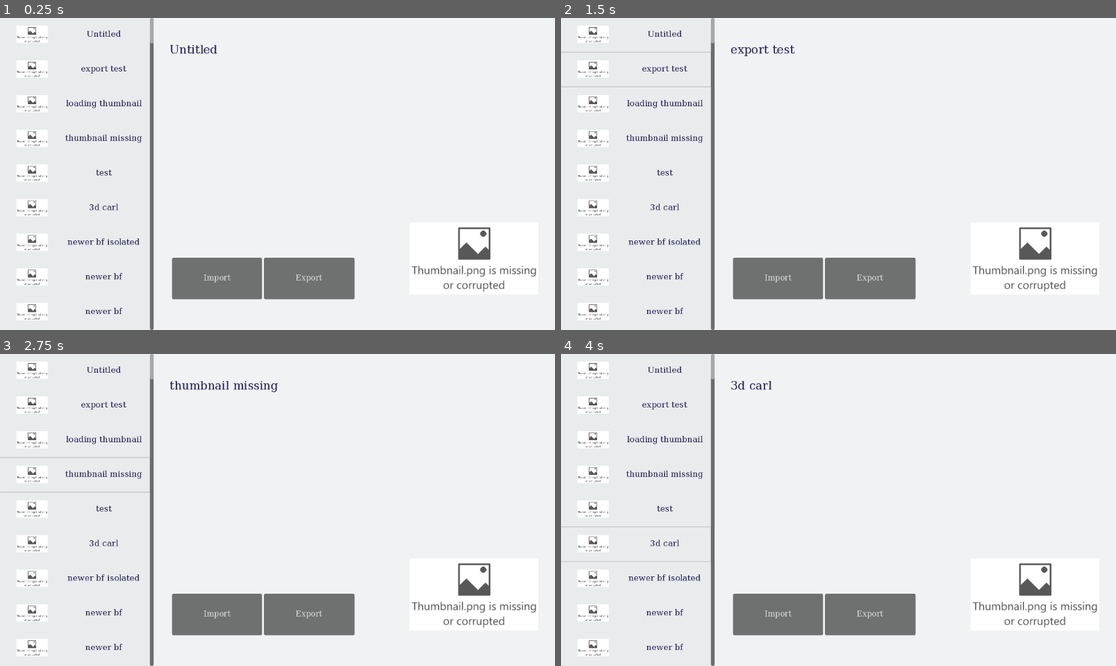
Above: before the commit, frames 1-4 (two rows, left to right).
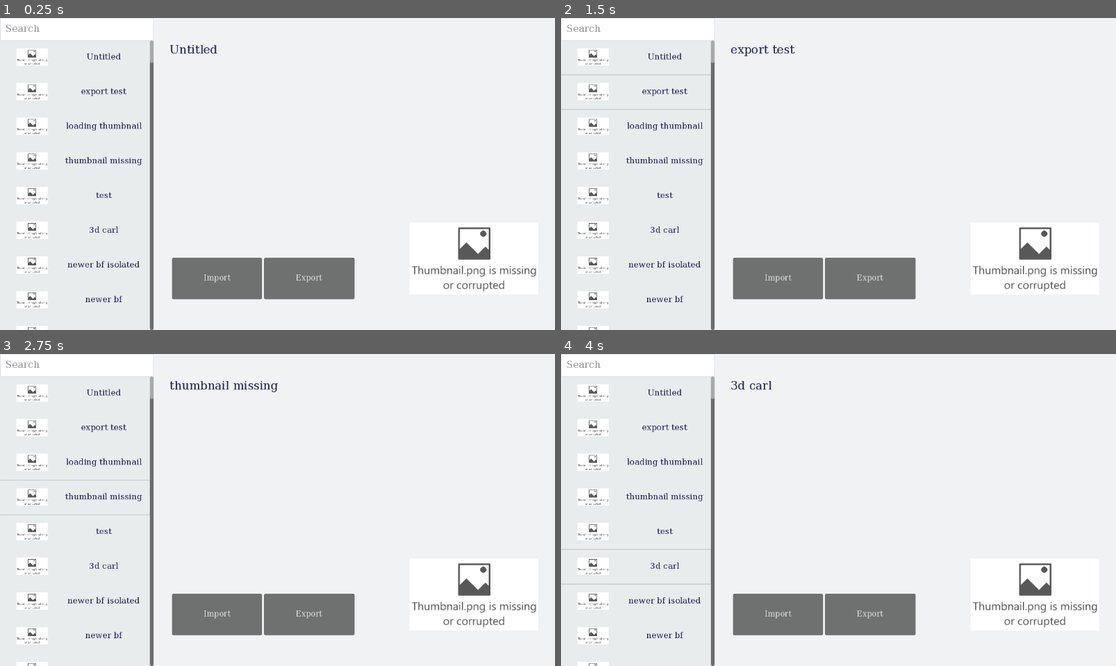
Above: after the commit, the same moments.

Repository: silkycell/Paint-3D-Project-Manager
Game: Godot game, scene res://menu/projects/projects_menu.tscn
Two runs of this game, one before a commit and one after it. Both use one fixed random seed, a clock stepped at 60 frames per second and the inputs below.
Inputs:
- Up to frame 1 (0.25 s): no input
- Up to frame 2 (1.5 s): click "Untitled" at 0.5 s; click "export test" at 1.25 s
- Up to frame 3 (2.75 s): click "thumbnail missing" at 2 s
- Up to frame 4 (4 s): click "test" at 2.75 s; click "3d carl" at 3.5 s

The runs differ from the first frame. In frame 1, 2.4% of the frame differs, in the area x 1-28%, y 0-100%; in frame 2, 2.6%; in frame 3, 2.7%, in the area x 0-28%, y 0-100%; in frame 4, 2.7%.

Commit message:
add search bar

Diff:
--- a/menu/menu_theme.tres
+++ b/menu/menu_theme.tres
@@ -1,9 +1,33 @@
-[gd_resource type="Theme" load_steps=4 format=3 uid="uid://eno3kw6ga4uf"]
+[gd_resource type="Theme" load_steps=7 format=3 uid="uid://eno3kw6ga4uf"]
 
 [sub_resource type="SystemFont" id="SystemFont_fvwaa"]
 font_names = PackedStringArray("Segoe UI", "Sans-Serif")
 hinting = 2
 subpixel_positioning = 0
+
+[sub_resource type="SystemFont" id="SystemFont_jvjep"]
+font_names = PackedStringArray("Segoe UI", "Sans-Serif")
+hinting = 2
+subpixel_positioning = 0
+
+[sub_resource type="StyleBoxFlat" id="StyleBoxFlat_1s66k"]
+bg_color = Color(1, 1, 1, 1)
+border_width_left = 1
+border_width_top = 1
+border_width_right = 1
+border_width_bottom = 1
+border_color = Color(0, 0.392157, 0.713726, 1)
+
+[sub_resource type="StyleBoxFlat" id="StyleBoxFlat_fdbj6"]
+content_margin_left = 11.0
+content_margin_top = 13.0
+content_margin_bottom = 13.0
+bg_color = Color(1, 1, 1, 1)
+border_width_left = 1
+border_width_top = 1
+border_width_right = 1
+border_width_bottom = 1
+border_color = Color(0.831373, 0.85098, 0.886275, 1)
 
 [sub_resource type="StyleBoxFlat" id="StyleBoxFlat_7ku7b"]
 bg_color = Color(0.941176, 0.94902, 0.952941, 1)
@@ -18,6 +42,15 @@
 Label/colors/font_color = Color(0.133333, 0.133333, 0.333333, 1)
 Label/font_sizes/font_size = 17
 Label/fonts/font = SubResource("SystemFont_fvwaa")
+LineEdit/colors/caret_color = Color(0, 0, 0, 1)
+LineEdit/colors/font_color = Color(0.301961, 0.301961, 0.454902, 1)
+LineEdit/colors/font_placeholder_color = Color(0, 0, 0, 0.411765)
+LineEdit/colors/font_selected_color = Color(1, 1, 1, 1)
+LineEdit/colors/selection_color = Color(0, 0.470588, 0.831373, 1)
+LineEdit/font_sizes/font_size = 20
+LineEdit/fonts/font = SubResource("SystemFont_jvjep")
+LineEdit/styles/focus = SubResource("StyleBoxFlat_1s66k")
+LineEdit/styles/normal = SubResource("StyleBoxFlat_fdbj6")
 Panel/styles/panel = SubResource("StyleBoxFlat_7ku7b")
 PanelSidebar/base_type = &"Panel"
 PanelSidebar/styles/panel = SubResource("StyleBoxFlat_owh4c")
--- a/menu/projects/projects_menu.tscn
+++ b/menu/projects/projects_menu.tscn
@@ -1,7 +1,8 @@
-[gd_scene load_steps=13 format=3 uid="uid://bggxtdevj1r6v"]
+[gd_scene load_steps=14 format=3 uid="uid://bggxtdevj1r6v"]
 
 [ext_resource type="Theme" uid="uid://eno3kw6ga4uf" path="res://menu/menu_theme.tres" id="1_ti7wl"]
 [ext_resource type="Script" path="res://menu/projects/projects_list.gd" id="1_wdfsu"]
+[ext_resource type="Script" path="res://menu/projects/search_bar.gd" id="2_blyf4"]
 [ext_resource type="Script" path="res://menu/projects/project_panel.gd" id="2_qt3du"]
 [ext_resource type="Texture2D" uid="uid://bhhq4f6xu4ldc" path="res://menu/projects/thumbnail_loading.png" id="3_4jn04"]
 [ext_resource type="Script" path="res://menu/projects/import/import_button.gd" id="3_hxtem"]
@@ -31,16 +32,28 @@
 grow_vertical = 2
 theme_override_constants/separation = 0
 
-[node name="ProjectsList" type="ScrollContainer" parent="HBoxContainer"]
+[node name="ProjectsList" type="VBoxContainer" parent="HBoxContainer"]
+layout_mode = 2
+theme_override_constants/separation = 0
+
+[node name="SearchBar" type="LineEdit" parent="HBoxContainer/ProjectsList"]
+layout_mode = 2
+theme = ExtResource("1_ti7wl")
+placeholder_text = "Search"
+caret_blink = true
+script = ExtResource("2_blyf4")
+
+[node name="ScrollContainer" type="ScrollContainer" parent="HBoxContainer/ProjectsList"]
 unique_name_in_owner = true
 custom_minimum_size = Vector2(319, 0)
 layout_mode = 2
+size_flags_vertical = 3
 theme = ExtResource("1_ti7wl")
 theme_type_variation = &"PanelSidebar"
 script = ExtResource("1_wdfsu")
 metadata/_edit_use_anchors_ = true
 
-[node name="VBoxContainer" type="VBoxContainer" parent="HBoxContainer/ProjectsList"]
+[node name="VBoxContainer" type="VBoxContainer" parent="HBoxContainer/ProjectsList/ScrollContainer"]
 layout_mode = 2
 size_flags_horizontal = 3
 size_flags_vertical = 3
@@ -179,6 +192,7 @@
 offset_bottom = -49.0
 script = ExtResource("10_1db86")
 
+[connection signal="text_changed" from="HBoxContainer/ProjectsList/SearchBar" to="HBoxContainer/ProjectsList/SearchBar" method="_on_text_changed"]
 [connection signal="pressed" from="HBoxContainer/ProjectPanel/Buttons/ImportButton" to="HBoxContainer/ProjectPanel/Buttons/ImportButton" method="_on_pressed"]
 [connection signal="pressed" from="HBoxContainer/ProjectPanel/Buttons/ExportButton" to="HBoxContainer/ProjectPanel/Buttons/ExportButton" method="_on_pressed"]
 [connection signal="file_selected" from="ExportHandler/ExportDialog" to="ExportHandler" method="_on_export_dialog_file_selected"]
--- /dev/null
+++ b/menu/projects/search_bar.gd
@@ -0,0 +1,16 @@
+extends LineEdit
+
+@onready var scroll_container = %ScrollContainer
+
+var v_box:VBoxContainer:
+	get():
+		return scroll_container.v_box
+
+func _on_text_changed(new_text):
+	for _button in v_box.get_children():
+		var button:ProjectButton = _button
+
+		if new_text.is_empty():
+			button.visible = true
+		else:
+			button.visible = button.project.name.contains(new_text.to_lower())
